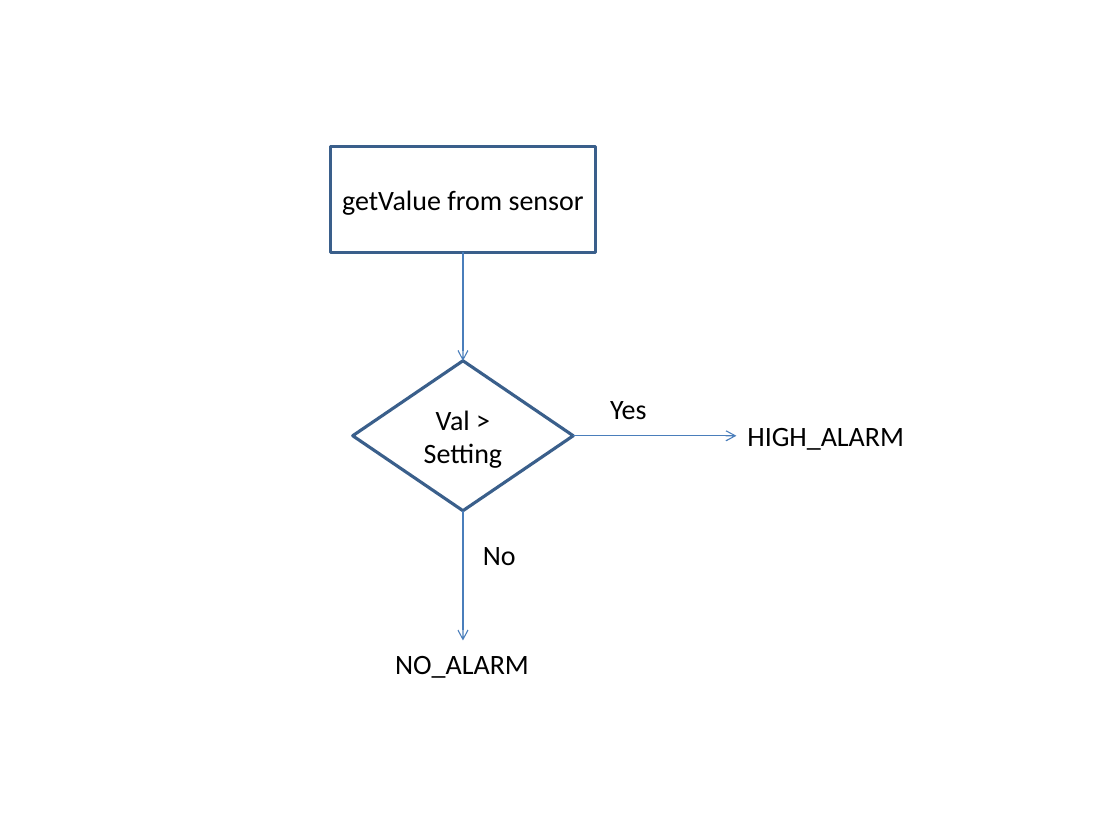
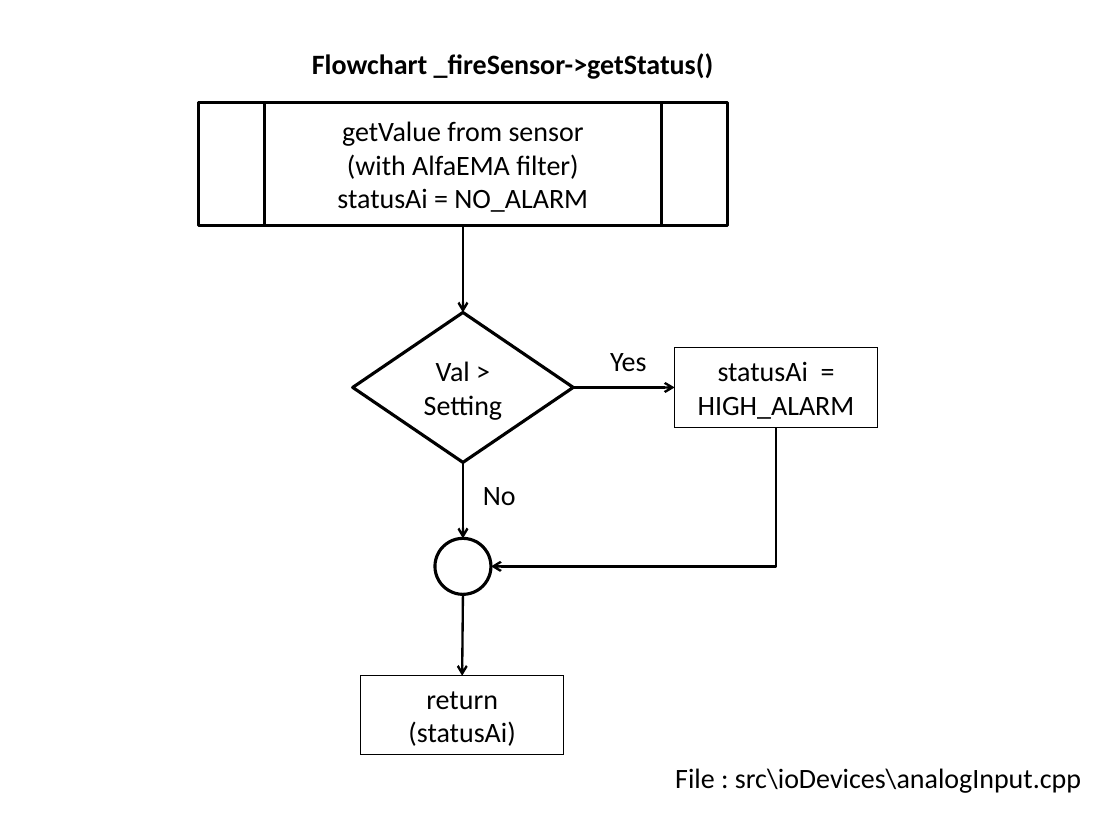
Before and after one commit to slametsampon/WFPS, a slide deck: slide 5 of resources/WFPS.pptx. Drawn at 1120x840 pixels with LibreOffice and Linux fonts; fonts in the diff are those of the drawing; background and template pictures are left out. Boxes give left, top, right and bottom in pixels: in the first picture for what was removed or moved away, otherwise in the second. Text is boxed around its words. In the diff, an @@ line names an element or a change of style, - is before the commit and + after.

Commit message:
update flowchart

```diff
--- a/resources/WFPS.pptx
+++ b/resources/WFPS.pptx
@@ text added at bbox=[312, 53, 714, 79], 18 pt, text #000000, bold @@
+Flowchart _fireSensor->getStatus()
@@ flow chart predefined process added at bbox=[198, 103, 727, 226], outline #000000 2 pt, 18 pt, text #000000 @@
+getValue from sensor
+(with AlfaEMA filter)
+statusAi = NO_ALARM
@@ rectangle removed at bbox=[330, 147, 595, 252] @@
-getValue from sensor
@@ arrow moved from (463, 252) - (463, 361) to (463, 226) - (463, 312) @@
@@ arrow (463, 226) - (463, 312): stroke #4B7EBC 0.75 pt to #000000 1.5 pt @@
@@ diamond "Val > Setting": place and size @@
-diamond "Val > Setting" at bbox=[353, 361, 573, 511]
+diamond "Val > Setting" at bbox=[353, 312, 573, 463]
@@ diamond "Val > Setting" at bbox=[353, 312, 573, 463]: outline #3A5F8C 2 pt to #000000 2 pt @@
@@ text "Yes": place and size @@
-text "Yes" at bbox=[610, 401, 646, 420]
+text "Yes" at bbox=[610, 353, 646, 372]
@@ rectangle "statusAi = HIGH_ALARM": place and size @@
-rectangle "statusAi = HIGH_ALARM" at bbox=[747, 428, 904, 450]
+rectangle "statusAi = HIGH_ALARM" at bbox=[674, 348, 877, 428]
@@ rectangle "statusAi = HIGH_ALARM" at bbox=[674, 348, 877, 428]: outline none to #000000 0.75 pt @@
@@ arrow moved from (573, 436) - (736, 436) to (573, 388) - (674, 388) @@
@@ arrow (573, 388) - (674, 388): stroke #4B7EBC 0.75 pt to #000000 1.5 pt @@
@@ text in rectangle at bbox=[698, 361, 855, 419]: text changed @@
-HIGH_ALARM
+statusAi = HIGH_ALARM
@@ elbow arrow added from (776, 427) to (491, 567), #000000 1.5 pt @@
@@ arrow moved from (463, 511) - (463, 641) to (463, 463) - (463, 539) @@
@@ arrow (463, 463) - (463, 539): stroke #4B7EBC 0.75 pt to #000000 1.5 pt @@
@@ text "No": place and size @@
-text "No" at bbox=[483, 547, 516, 565]
+text "No" at bbox=[483, 487, 516, 505]
@@ ellipse added at bbox=[435, 539, 491, 595], outline #000000 2 pt @@
@@ arrow added from (463, 595) to (463, 675), #000000 1.5 pt @@
@@ text removed at bbox=[395, 656, 529, 678] @@
-NO_ALARM
@@ rectangle added at bbox=[361, 675, 563, 755], outline #000000 0.75 pt, 18 pt, text #000000 @@
+return (statusAi)
@@ text added at bbox=[675, 768, 1081, 793], 18 pt, text #000000 @@
+File : src\ioDevices\analogInput.cpp
```
Also in this commit, not shown: 1 other file.
